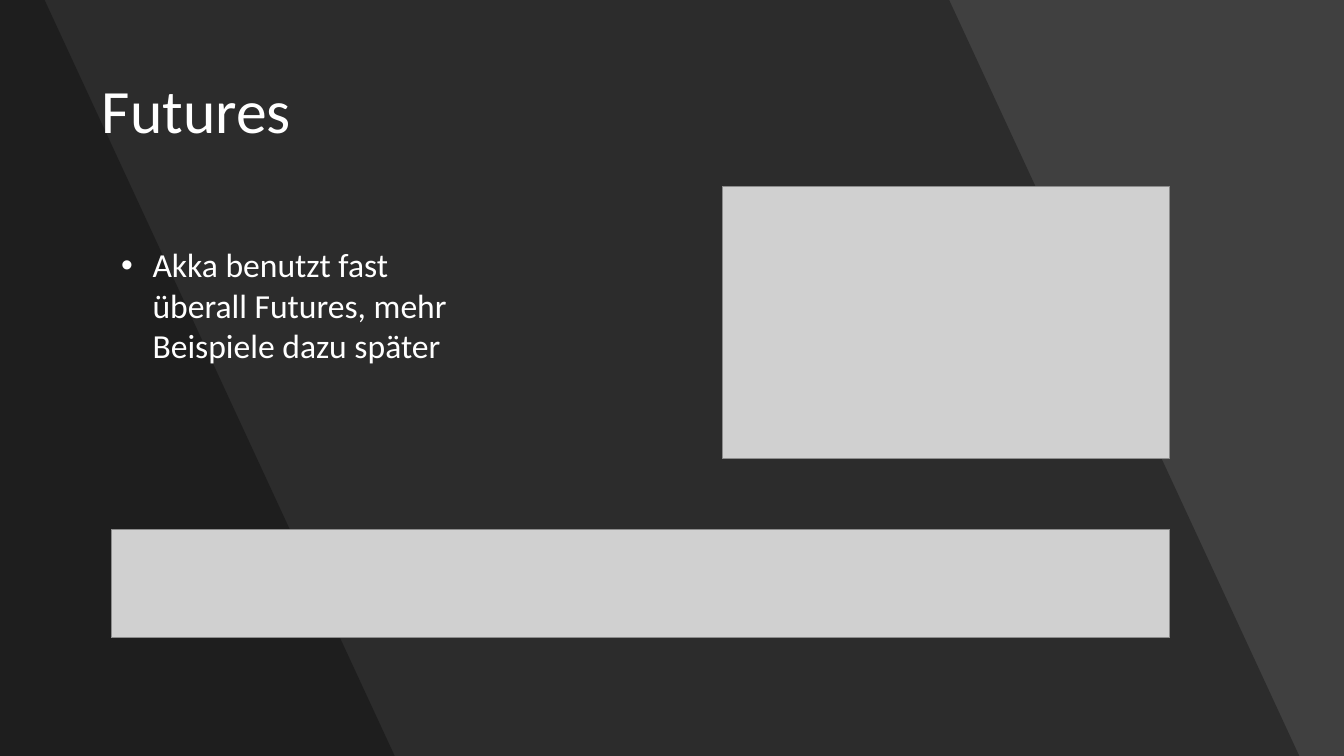
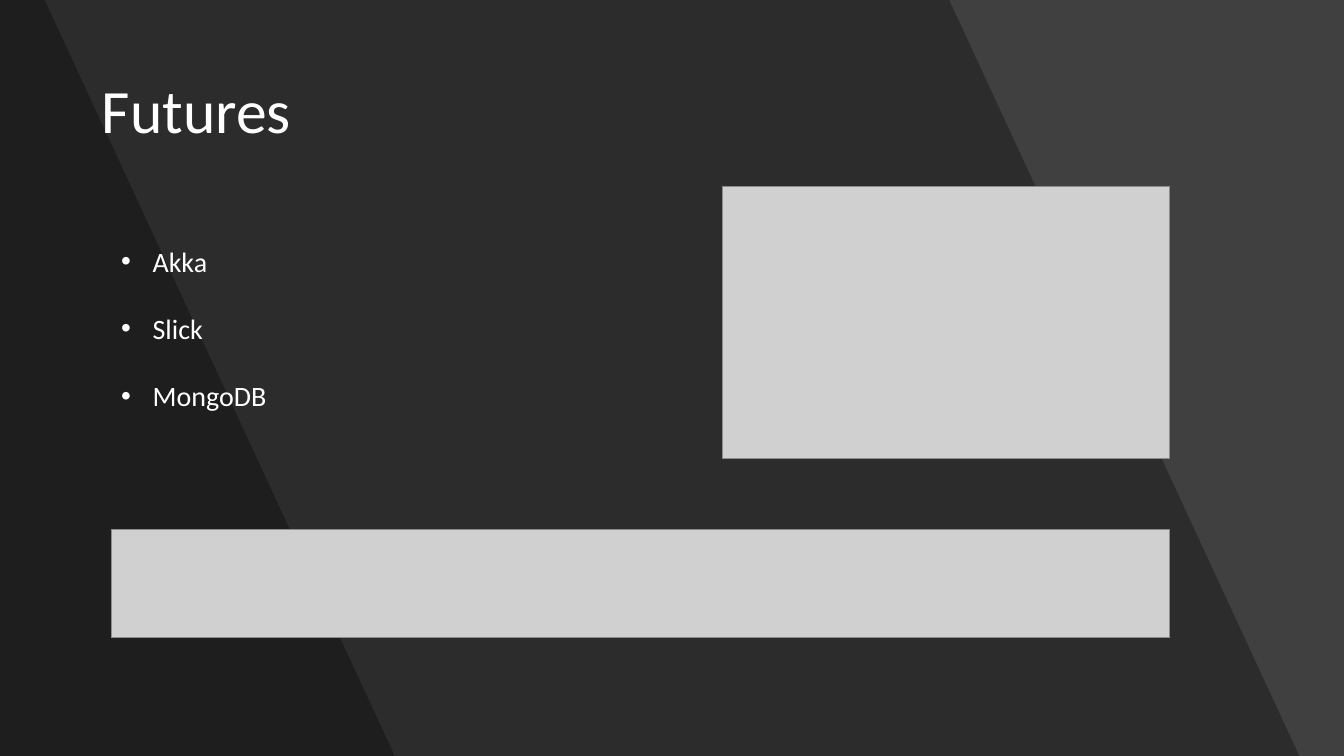
Before and after one commit to webbureaucrat/learn-duel, a slide deck: slide 4 of swar_learn_duel.pptx. Drawn at 1344x756 pixels with LibreOffice and Linux fonts; fonts in the diff are those of the drawing; grey boxes stand for pictures. Boxes give left, top, right and bottom in pixels: in the first picture for what was removed or moved away, otherwise in the second. Text is boxed around its words. In the diff, an @@ line names an element or a change of style, - is before the commit and + after.

```diff
--- a/swar_learn_duel.pptx
+++ b/swar_learn_duel.pptx
@@ text at (153, 252, 267, 411): text changed; size 24 to 20 pt @@
-• Akka benutzt fast überall Futures, mehr Beispiele dazu später
+• Akka
+• Slick
+• MongoDB
```
Also in this commit, not shown: 4 other slides changed, 1 slide removed.
